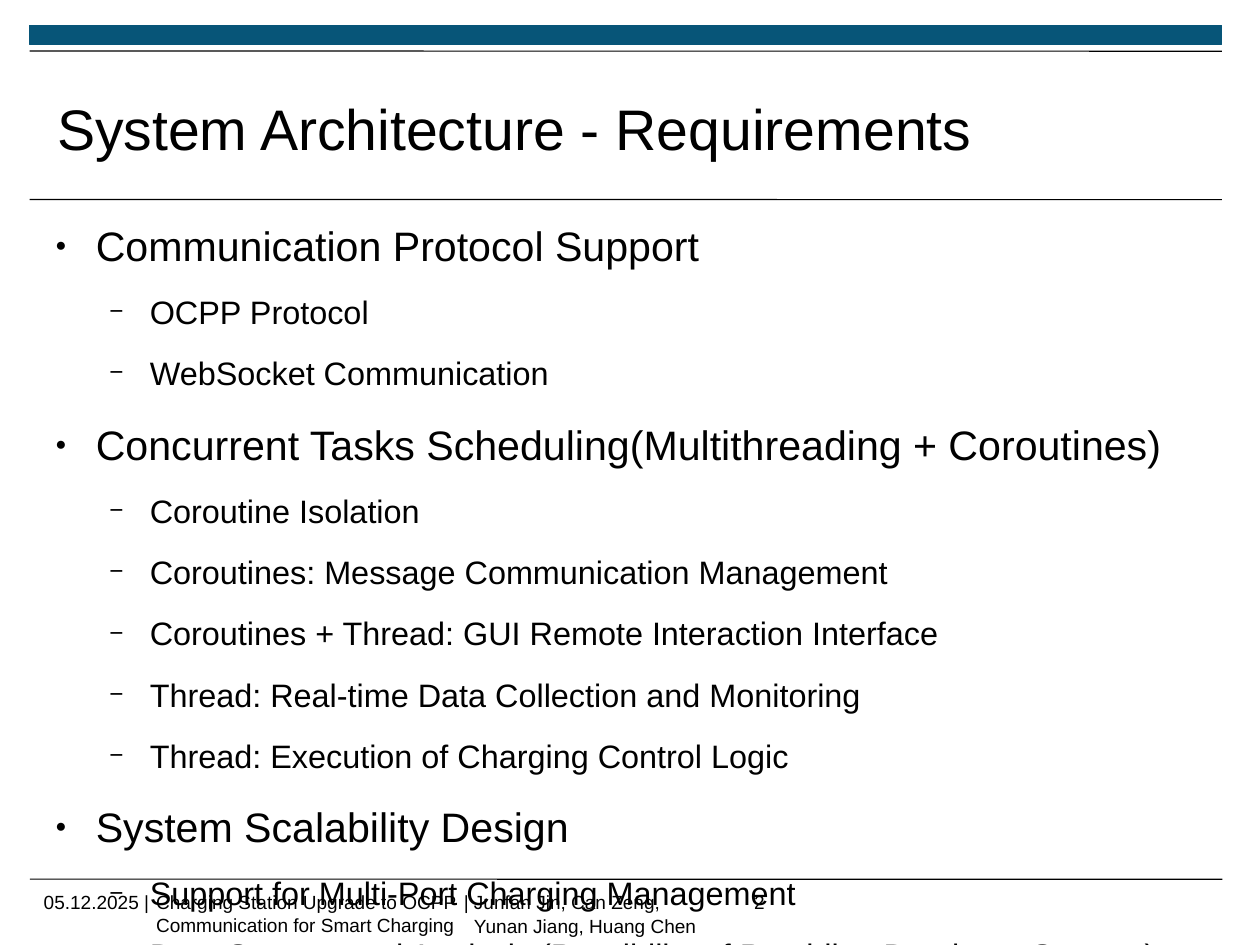
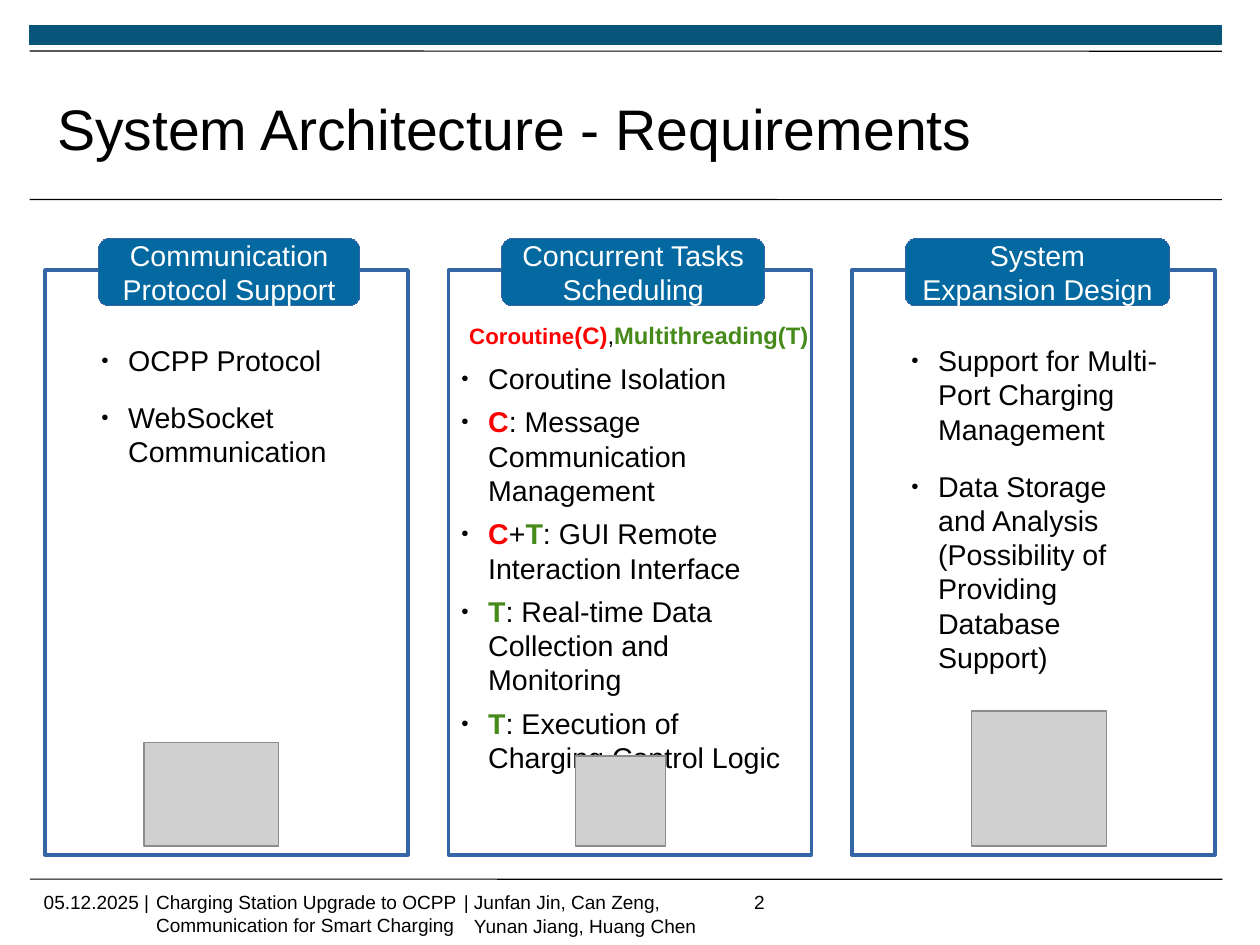
Before and after one commit to Jf-JIN/ADP_Ladesaeule_OCPP, a slide deck: slide 2 of ppt/Jin_Junfan.pptx. Drawn at 1260x945 pixels with LibreOffice and Linux fonts; fonts in the diff are those of the drawing; grey boxes stand for pictures; background and template pictures are left out. Boxes give left, top, right and bottom in pixels: in the first picture for what was removed or moved away, otherwise in the second. Text is boxed around its words. In the diff, an @@ line names an element or a change of style, - is before the commit and + after.

```diff
--- a/ppt/Jin_Junfan.pptx
+++ b/ppt/Jin_Junfan.pptx
@@ text removed at [96,231,1161,912] @@
-● Communication Protocol Support
-  − OCPP Protocol
-  − WebSocket Communication
-● Concurrent Tasks Scheduling(Multithreading + Coroutines)
-  − Coroutine Isolation
-  − Coroutines: Message Communication Management
-  − Coroutines + Thread: GUI Remote Interaction Interface
-  − Thread: Real-time Data Collection and Monitoring
-  − Thread: Execution of Charging Control Logic
-● System Scalability Design
-  − Support for Multi-Port Charging Management
-  − Data Storage and Analysis (Possibility of Providing Database Support)
@@ rounded rectangle added at [98,239,360,306], fill #0369A0, outline #3465A4 0 pt, 18 pt, text #FFFFFF @@
+Communication Protocol Support
@@ rounded rectangle added at [502,239,765,306], fill #0369A0, outline #3465A4 0 pt, 18 pt, text #FFFFFF @@
+Concurrent Tasks Scheduling
@@ rounded rectangle added at [906,239,1171,306], fill #0369A0, outline #3465A4 0 pt, 18 pt, text #FFFFFF @@
+System Expansion Design
@@ rectangle added at [45,270,408,855], fill #FFFFFF, outline #3465A4 2.15 pt @@
@@ rectangle added at [448,270,812,855], fill #FFFFFF, outline #3465A4 2.15 pt @@
@@ rectangle added at [852,270,1215,855], fill #FFFFFF, outline #3465A4 2.15 pt @@
@@ text added at [469,326,808,349], 15 pt, text #468A1A, bold @@
+Coroutine(C),Multithreading(T)
@@ text added at [128,350,326,463], 18 pt, text #000000 @@
+● OCPP Protocol
+● WebSocket Communication
@@ text added at [938,350,1157,674], 18 pt, text #000000 @@
+● Support for Multi-Port Charging Management
+● Data Storage and Analysis (Possibility of Providing Database Support)
@@ text added at [488,368,780,774], 18 pt, text #000000 @@
+● Coroutine Isolation
+● C: Message Communication Management
+● C+T: GUI Remote Interaction Interface
+● T: Real-time Data Collection and Monitoring
+● T: Execution of Charging Control Logic
@@ picture added at [972,711,1107,846] @@
@@ picture added at [144,743,279,847] @@
@@ picture added at [576,756,667,846] @@
```
Also in this commit, not shown: 4 other slides changed, 1 slide added.
